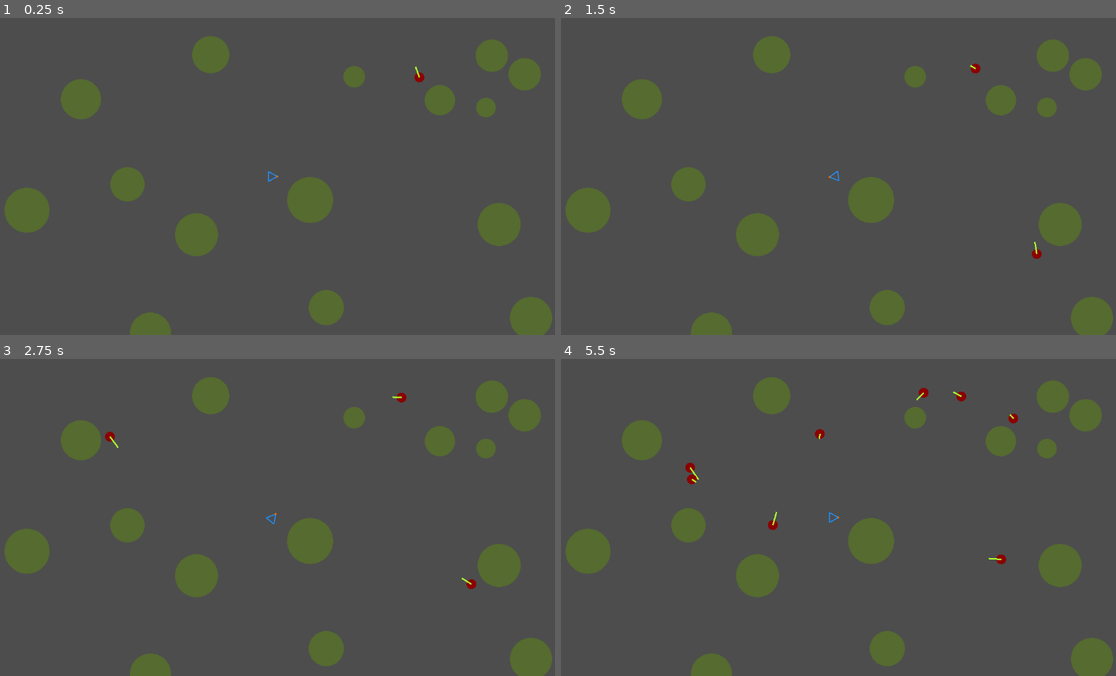
Above: before the commit, frames 1-4 (two rows, left to right).
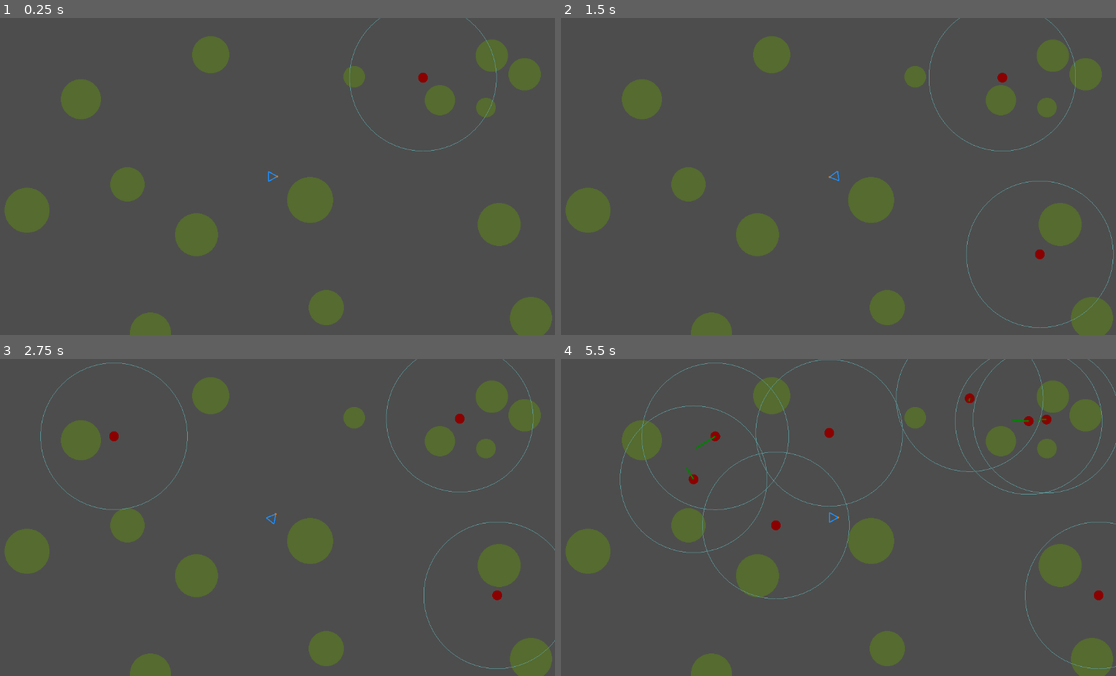
Above: after the commit, the same moments.

Repository: MagnusLucas/ai_1_zombie
Game: Godot game, scene res://main.tscn
The game is run twice, just before and just after one commit, with the same random seed, the same clock (stepped at 60 frames per second) and the same inputs.
Inputs (mouse positions are in pixels of both pictures, inside the frame that each line leads up to):
- Up to frame 1 (0.25 s): no input
- Up to frame 2 (1.5 s): move the mouse to (960, 160) at 0.52 s; click (960, 160) at 0.67 s; move the mouse to (721, 192) at 1.27 s; click (721, 192) at 1.42 s
- Up to frame 3 (2.75 s): move the mouse to (327, 447) at 2.02 s; click (327, 447) at 2.17 s
- Up to frame 4 (5.5 s): move the mouse to (805, 580) at 2.77 s; click (805, 580) at 2.92 s; move the mouse to (1005, 565) at 3.52 s; click (1005, 565) at 3.67 s; move the mouse to (666, 469) at 4.27 s; click (666, 469) at 4.42 s; move the mouse to (860, 517) at 5.02 s; click (860, 517) at 5.17 s

The runs differ from the first frame. In frame 1, 0.2% of the frame differs, in the area x 62-90%, y 0-43%; in frame 2, 0.5%; in frame 3, 0.7%; in frame 4, 1.8%, in the area x 10-100%, y 0-98%.

Commit message:
Cohesion no worky :c

Diff:
--- /dev/null
+++ b/groupSteering.gd
@@ -0,0 +1,91 @@
+extends Node2D
+class_name Group_Steering
+
+var zombies
+var this_zombie
+const NEIGHBOURING_RADIUS = 150
+
+func  _ready() -> void:
+	zombies = get_node("/root/root").zombies
+	this_zombie = get_parent()
+
+func _draw() -> void:
+	draw_circle(Vector2i(0,0), NEIGHBOURING_RADIUS, Color.CADET_BLUE, false)
+
+func calculate_steering_force():
+	var force_sum = Vector2.ZERO
+	var neighbours = _get_neighbours(NEIGHBOURING_RADIUS)
+	force_sum += _cohesion(neighbours, Color.WEB_GREEN)
+	#force_sum += _alignment(neighbours, Color.BLUE)
+	#force_sum += _separation(neighbours, Color.RED) * 10
+	return force_sum
+
+func _get_neighbours(radius):
+	zombies = get_node("/root/root").zombies
+	var neighbours = []
+	for zombie in zombies:
+		var to : Vector2i = zombie.position - this_zombie.position
+		#the bounding radius of the other is taken into account by adding it
+		#to the range
+		var adjusted_range = radius + zombie.radius
+		#if entity within range, collect for further consideration. (working in
+		#distance-squared space to avoid sqrts)
+		if zombie != this_zombie and to.length_squared() < adjusted_range*adjusted_range :
+			neighbours.append(zombie)
+	return neighbours
+
+func _separation(neighbours, color = null):
+	var SteeringForce = Vector2.ZERO
+	for neighbour in neighbours:
+		#make sure this agent isn't included in the calculations and that
+		#the agent being examined is close enough. --> actually this is covered in _get_neighbours
+
+		var ToAgent = this_zombie.position - neighbour.position;
+		#scale the force inversely proportional to the agent's distance
+		#from its neighbor.
+		SteeringForce += ToAgent.normalized()/ToAgent.length()
+	if color:
+		this_zombie.steering_behaviour.forces_to_draw[color] = SteeringForce * 50
+	return SteeringForce
+
+
+func _alignment(neighbours, color = null):
+	#used to record the average heading of the neighbors
+	var AverageHeading = Vector2.ZERO
+
+	#used to count the number of vehicles in the neighborhood
+	var NeighborCount = neighbours.size()
+
+	#iterate through all the neighbouring vehicles and sum their heading vectors
+	for neighbour in neighbours:
+		#make sure *this* agent isn't included in the calculations and that
+		#the agent being examined is close enough --> handled in _get_neighbours
+		AverageHeading += neighbour.heading;
+
+	#if the neighborhood contained one or more vehicles, average their
+	#heading vectors.
+	if (NeighborCount > 0):
+		AverageHeading /= NeighborCount;
+		AverageHeading -= this_zombie.heading;
+	if color:
+		this_zombie.steering_behaviour.forces_to_draw[color] = AverageHeading * 50
+	return AverageHeading
+
+func _cohesion(neighbors, color = null):
+	#first find the center of mass of all the agents
+	var CenterOfMass = Vector2.ZERO
+	var SteeringForce = Vector2.ZERO
+	var NeighborCount = neighbors.size()
+	#iterate through the neighbors and sum up all the position vectors
+	for neighbour in neighbors:
+		#make sure *this* agent isn't included in the calculations and that
+		#the agent being examined is a neighbor  --> handled in _get_neighbours
+		CenterOfMass += neighbour.position
+		if (NeighborCount > 0):
+			#the center of mass is the average of the sum of positions
+			CenterOfMass /= NeighborCount
+			#now seek toward that position
+			SteeringForce = this_zombie.steering_behaviour.seek(CenterOfMass)
+	if color:
+		this_zombie.steering_behaviour.forces_to_draw[color] = SteeringForce
+	return SteeringForce
--- a/steeringBehaviors.gd
+++ b/steeringBehaviors.gd
@@ -24,14 +24,14 @@
 	var force_sum = Vector2.ZERO
 	var player = get_node("/root/root/Player")
 	# code goes here
-	#force_sum += _arrive(player_position, Deceleration.NORMAL)
+	#force_sum += _arrive(player.position, Deceleration.NORMAL)
 	#force_sum += _evade(player)
 	#force_sum += _hide(player, get_node("/root/root").obstacles, Color.BLUE_VIOLET)
-	force_sum += _wander(Color.GREEN_YELLOW)
+	#force_sum += _wander(Color.GREEN_YELLOW)
 	queue_redraw()
 	return force_sum
 
-func _seek(target_position, color = null):
+func seek(target_position, color = null):
 	var desired_velocity = (target_position - zombie.position).normalized() * zombie.max_speed
 
 	#for displaying
@@ -126,15 +126,15 @@
 
 ###me vvv
 
-var wander_radius = 10.0
-# if they spin in place increase wander distance/decrease wander radius
-var wander_distance = 20.0
-#if they keep going the same direction decrease jitter
-var wander_jitter = 1.0
+const wander_radius = 10.0
 var wander_target = Vector2(randf_range(-1,1),randf_range(-1,1)).normalized()*wander_radius #local target
 
 func _wander(color = null):
-	#
+	# if they spin in place increase wander distance/decrease wander radius
+	const wander_distance = 20.0
+	#if they keep going the same direction decrease jitter
+	const wander_jitter = 1.0
+
 	wander_target += Vector2(randf_range(-1,1) * wander_jitter, randf_range(-1,1) * wander_jitter)
 	wander_target = wander_target.normalized()
 	wander_target *= wander_radius
@@ -167,7 +167,7 @@
 	var RelativeHeading = zombie.heading.dot(player.heading);
 	if ((ToEvader.dot(zombie.heading) > 0) && (RelativeHeading < -0.95)):
 	#acos(0.95)=18 degs
-		return _seek(player.position);
+		return seek(player.position);
 	#Not considered ahead so we predict where the evader will be.
 	#the look-ahead time is proportional to the distance between the evader
 	#and the pursuer; and is inversely proportional to the sum of the
@@ -176,8 +176,8 @@
 	#now seek to the predicted future position of the evader
 	#for displaying
 	if color:
-		forces_to_draw[color] = _seek(player.position + player.velocity * LookAheadTime)
-	return _seek(player.position + player.velocity * LookAheadTime);
+		forces_to_draw[color] = seek(player.position + player.velocity * LookAheadTime)
+	return seek(player.position + player.velocity * LookAheadTime);
 
 
 func _obstacle_avoidance(): # riv
--- a/zombie.gd
+++ b/zombie.gd
@@ -5,7 +5,7 @@
 var color = Color.DARK_RED
 var filled = true
 
-var velocity = Vector2(0,0)
+var velocity = Vector2(100,0)
 var heading = velocity.normalized()
 var side = heading.rotated(PI/2)
 
@@ -14,7 +14,8 @@
 var max_force = 10
 var max_turn_rate = 10 #rad/s
 
-var steering_behavior
+var steering_behaviour
+var group_steering
 
 static func not_on_obstacle_or_zombie(obstacles, zombies, potential_coords):
 	for obstacle in obstacles:
@@ -29,11 +30,13 @@
 	position = coords
 
 func _ready() -> void:
-	steering_behavior = Steering_Behaviors.new()
-	add_child(steering_behavior)
+	steering_behaviour = Steering_Behaviors.new()
+	add_child(steering_behaviour)
+	group_steering = Group_Steering.new()
+	add_child(group_steering)
 
 func _physics_process(delta: float) -> void:
-	var acceleration = steering_behavior.calculate_steering_force()/mass
+	var acceleration = (steering_behaviour.calculate_steering_force() + group_steering.calculate_steering_force())/mass
 	# update velocity
 	velocity += acceleration * delta
 	velocity = velocity.limit_length(max_speed)
